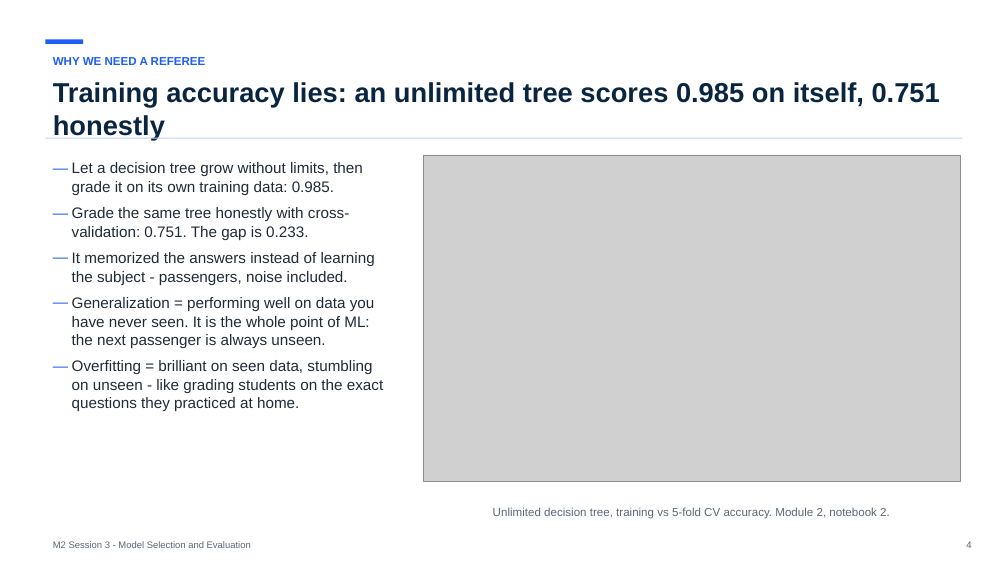
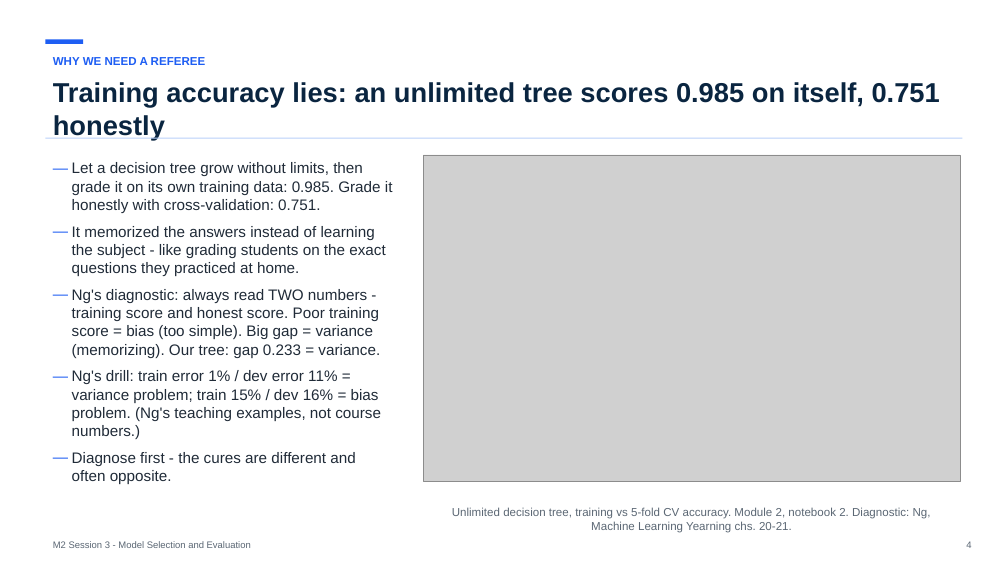
Before and after one commit to koenossendrijver/fontys-tech-exercises, a slide deck: slide 4 of presentations/m2-session-3-model-selection-and-evaluation.pptx. Drawn at 1008x567 pixels with LibreOffice and Linux fonts; fonts in the diff are those of the drawing; grey boxes stand for pictures. Boxes give left, top, right and bottom in pixels: in the first picture for what was removed or moved away, otherwise in the second. Text is boxed around its words. In the diff, an @@ line names an element or a change of style, - is before the commit and + after.

```diff
--- a/presentations/m2-session-3-model-selection-and-evaluation.pptx
+++ b/presentations/m2-session-3-model-selection-and-evaluation.pptx
@@ text at bbox=[72, 162, 393, 484]: text changed @@
-— Let a decision tree grow without limits, then grade it on its own training data: 0.985.
-— Grade the same tree honestly with cross-validation: 0.751. The gap is 0.233.
-— It memorized the answers instead of learning the subject - passengers, noise included.
-— Generalization = performing well on data you have never seen. It is the whole point of ML: the next passenger is always unseen.
-— Overfitting = brilliant on seen data, stumbling on unseen - like grading students on the exact questions they practiced at home.
+— Let a decision tree grow without limits, then grade it on its own training data: 0.985. Grade it honestly with cross-validation: 0.751.
+— It memorized the answers instead of learning the subject - like grading students on the exact questions they practiced at home.
+— Ng's diagnostic: always read TWO numbers - training score and honest score. Poor training score = bias (too simple). Big gap = variance (memorizing). Our tree: gap 0.233 = variance.
+— Ng's drill: train error 1% / dev error 11% = variance problem; train 15% / dev 16% = bias problem. (Ng's teaching examples, not course numbers.)
+— Diagnose first - the cures are different and often opposite.
@@ text at bbox=[452, 507, 931, 533]: text changed @@
-Unlimited decision tree, training vs 5-fold CV accuracy. Module 2, notebook 2.
+Unlimited decision tree, training vs 5-fold CV accuracy. Module 2, notebook 2. Diagnostic: Ng, Machine Learning Yearning chs. 20-21.
```
Also in this commit, not shown: 10 other slides changed, 2 slides added, 2 slides removed, 8 other files.
